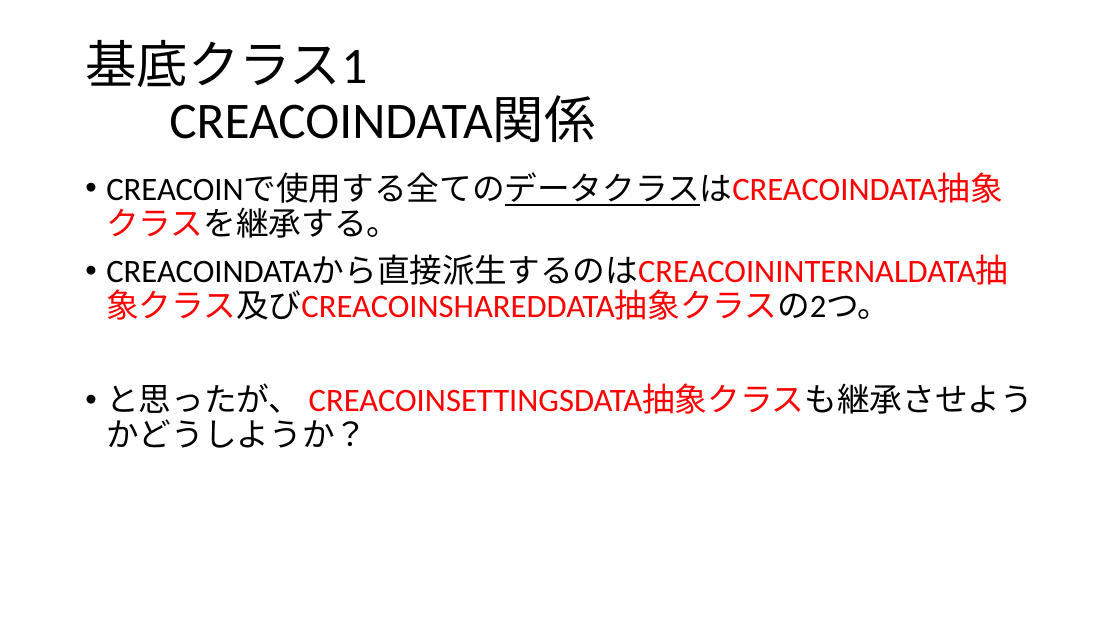
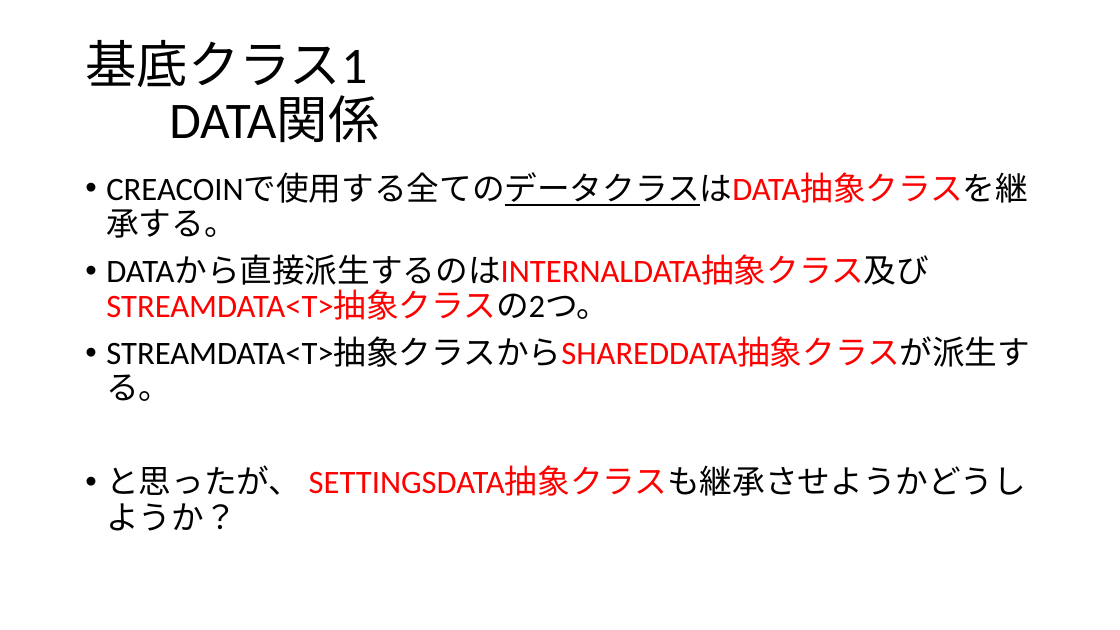
Before and after one commit to pizyumi/CREA, a slide deck: slide 2 of CREA2014/CREACOIN.pptx. Drawn at 1120x630 pixels with LibreOffice and Linux fonts; fonts in the diff are those of the drawing. Boxes give left, top, right and bottom in pixels: in the first picture for what was removed or moved away, otherwise in the second. Text is boxed around its words. In the diff, an @@ line names an element or a change of style, - is before the commit and + after.

```diff
--- a/CREA2014/CREACOIN.pptx
+++ b/CREA2014/CREACOIN.pptx
@@ title at (85, 40, 379, 142): text changed @@
-基底クラス1
-CREACOINDATA関係
+基底クラス1
+DATA関係
@@ text at (106, 209, 1030, 495): text changed; text colour #FF0000 to #000000 @@
-• CREACOINで使用する全てのデータクラスはCREACOINDATA抽象クラスを継承する。
-• CREACOINDATAから直接派生するのはCREACOININTERNALDATA抽象クラス及びCREACOINSHAREDDATA抽象クラスの2つ。
-• と思ったが、 CREACOINSETTINGSDATA抽象クラスも継承させようかどうしようか？
+• CREACOINで使用する全てのデータクラスはDATA抽象クラスを継承する。
+• DATAから直接派生するのはINTERNALDATA抽象クラス及びSTREAMDATA<T>抽象クラスの2つ。
+• STREAMDATA<T>抽象クラスからSHAREDDATA抽象クラスが派生する。
+• と思ったが、 SETTINGSDATA抽象クラスも継承させようかどうしようか？
```
Also in this commit, not shown: 2 other slides changed, 4 slides added, 3 other files.
